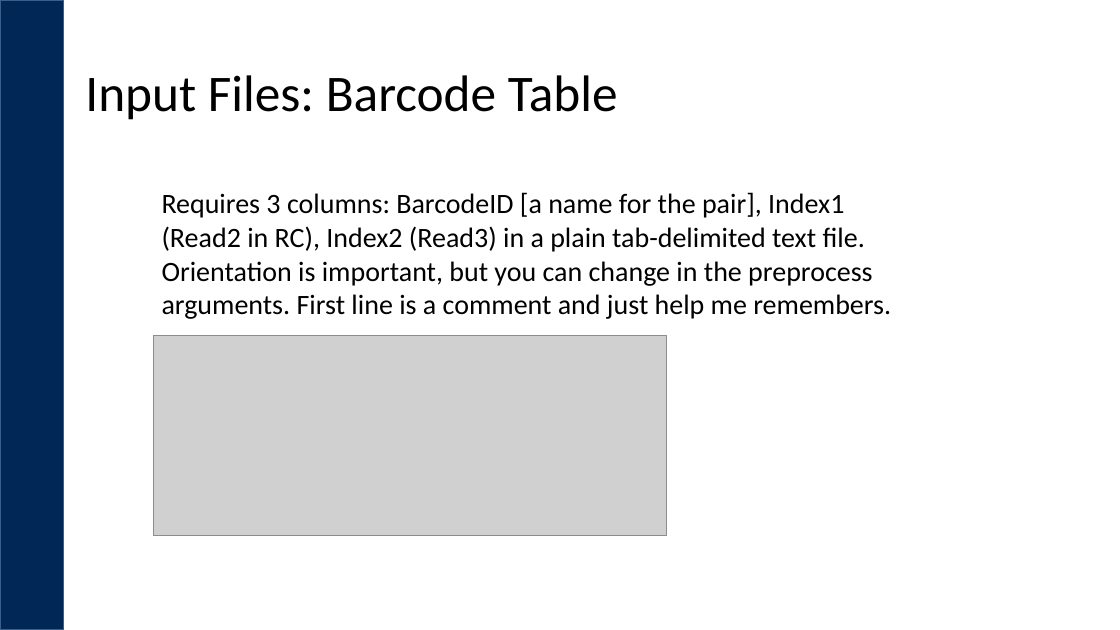
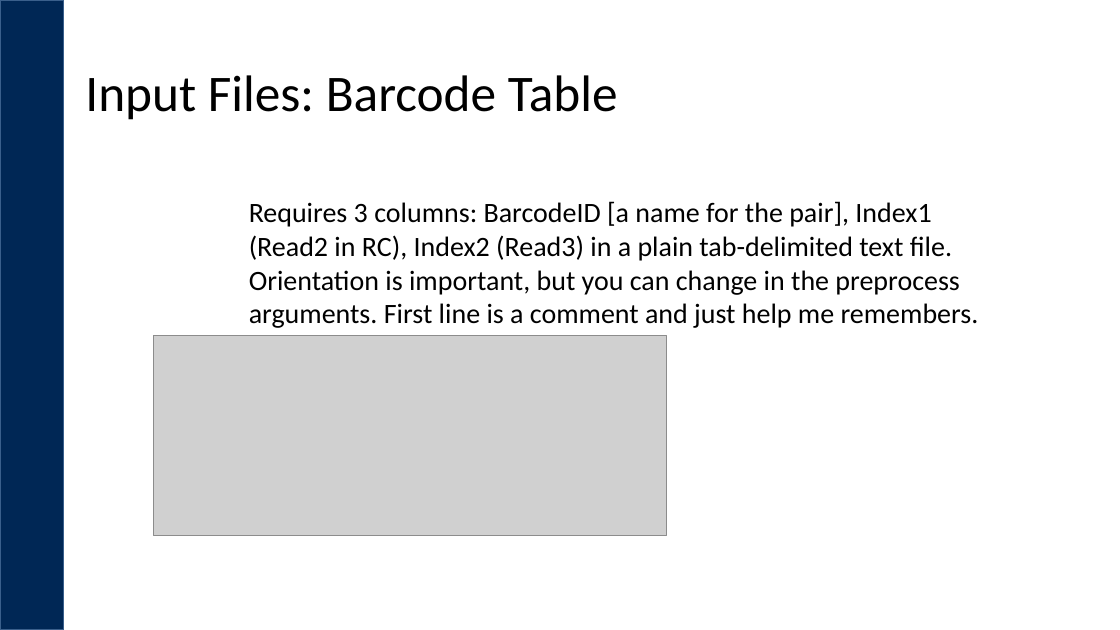
Before and after one commit to ucdavis-bioinformatics-training/2019_September_UCD_Microbial_Community_Analysis_Workshop, a slide deck: slide 3 of dbcAmplicons/dbcAmplicons_Bioinformatics.pptx. Drawn at 1120x630 pixels with LibreOffice and Linux fonts; fonts in the diff are those of the drawing; grey boxes stand for pictures; background and template pictures are left out. Boxes give left, top, right and bottom in pixels: in the first picture for what was removed or moved away, otherwise in the second. Text is boxed around its words. In the diff, an @@ line names an element or a change of style, - is before the commit and + after.

```diff
--- a/dbcAmplicons/dbcAmplicons_Bioinformatics.pptx
+++ b/dbcAmplicons/dbcAmplicons_Bioinformatics.pptx
@@ text "Requires 3 columns: BarcodeID [a ...": place and size @@
-text "Requires 3 columns: BarcodeID [a ..." at [162,192,891,319]
+text "Requires 3 columns: BarcodeID [a ..." at [249,201,979,328]
```
Also in this commit, not shown: 3 other slides changed, 15 other files.
